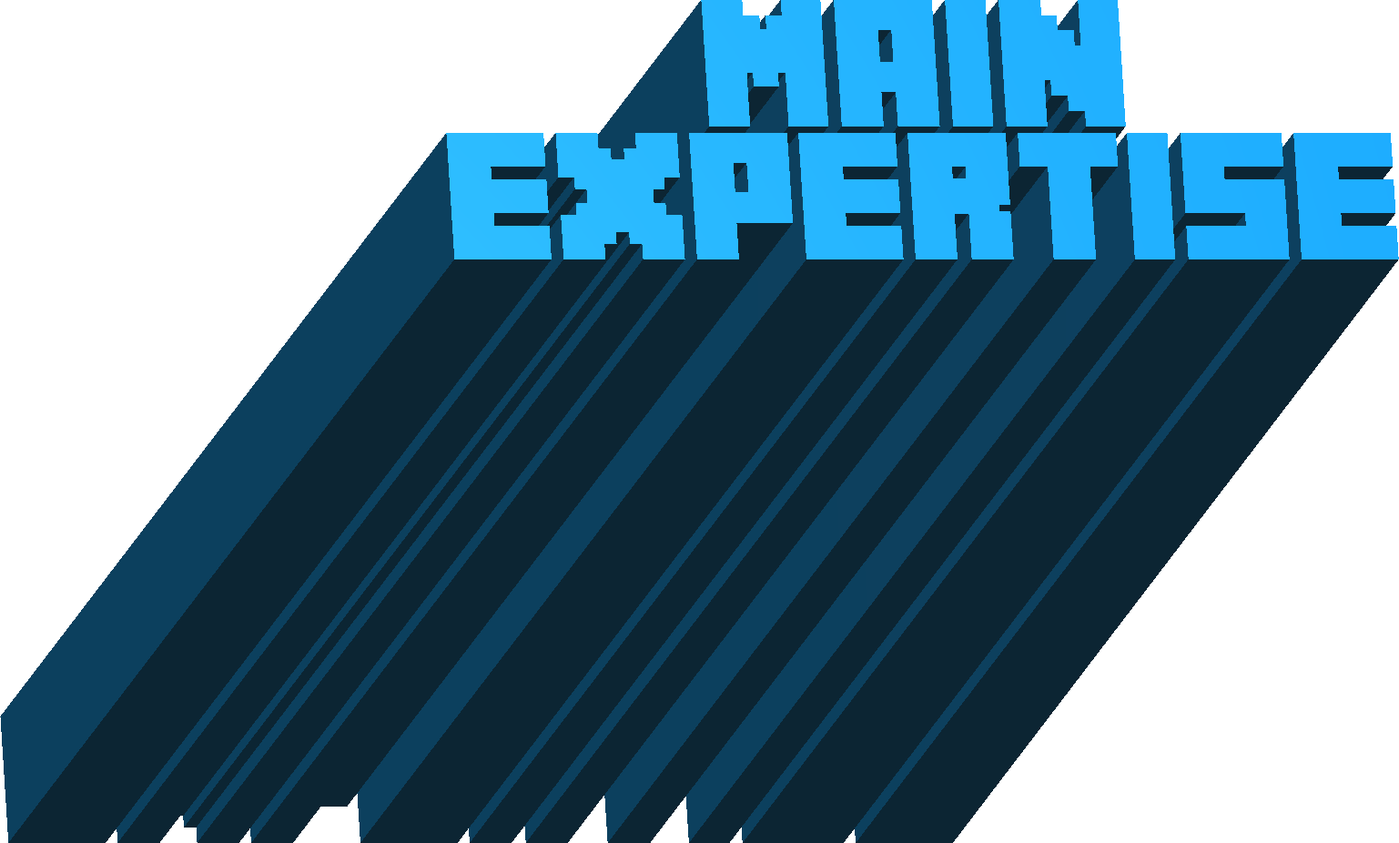
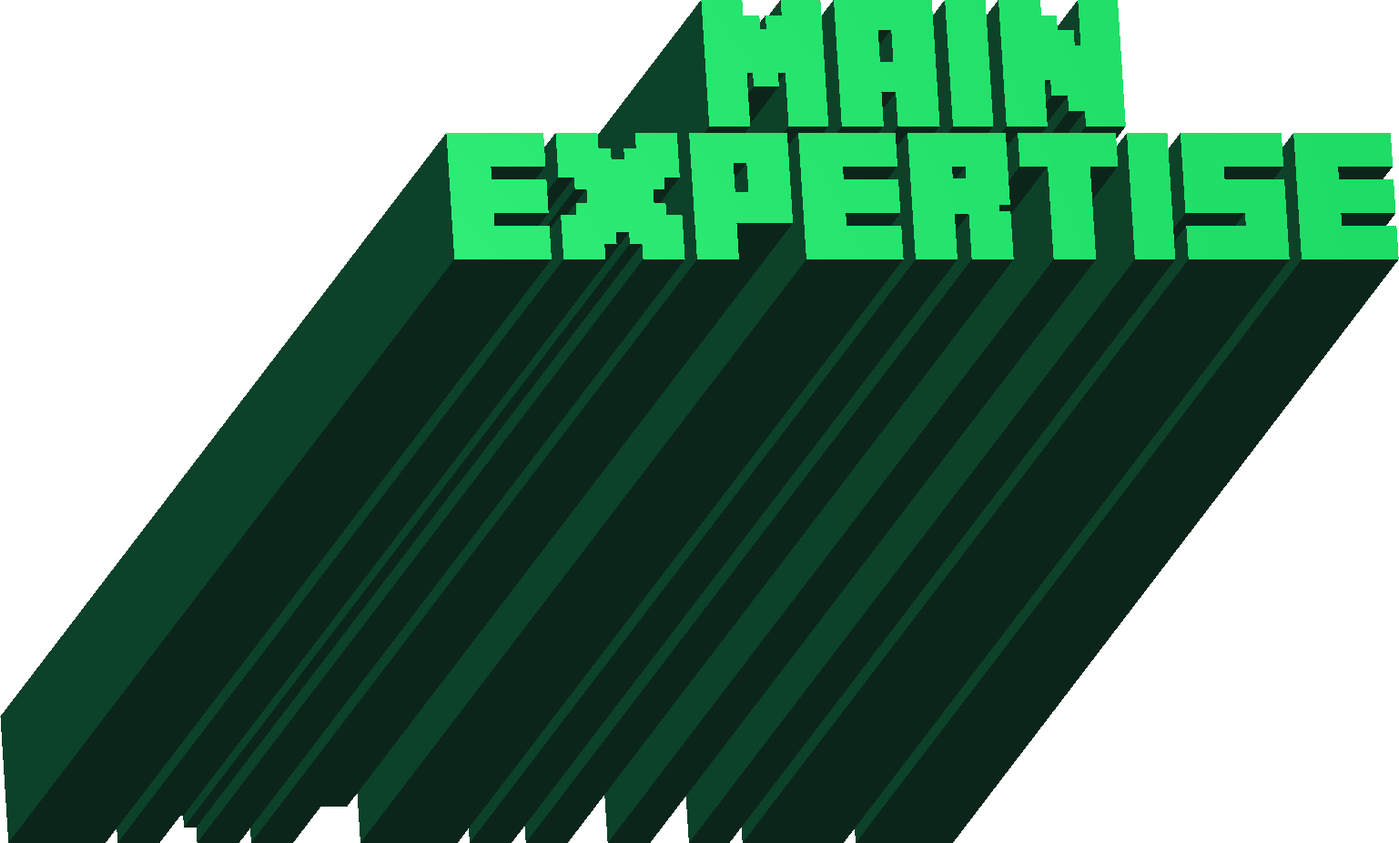
Before/after of a 1399x843 layered artwork. What changed in the layer stack:
painted on "ABOUT" over 0, 0, 1399, 843
